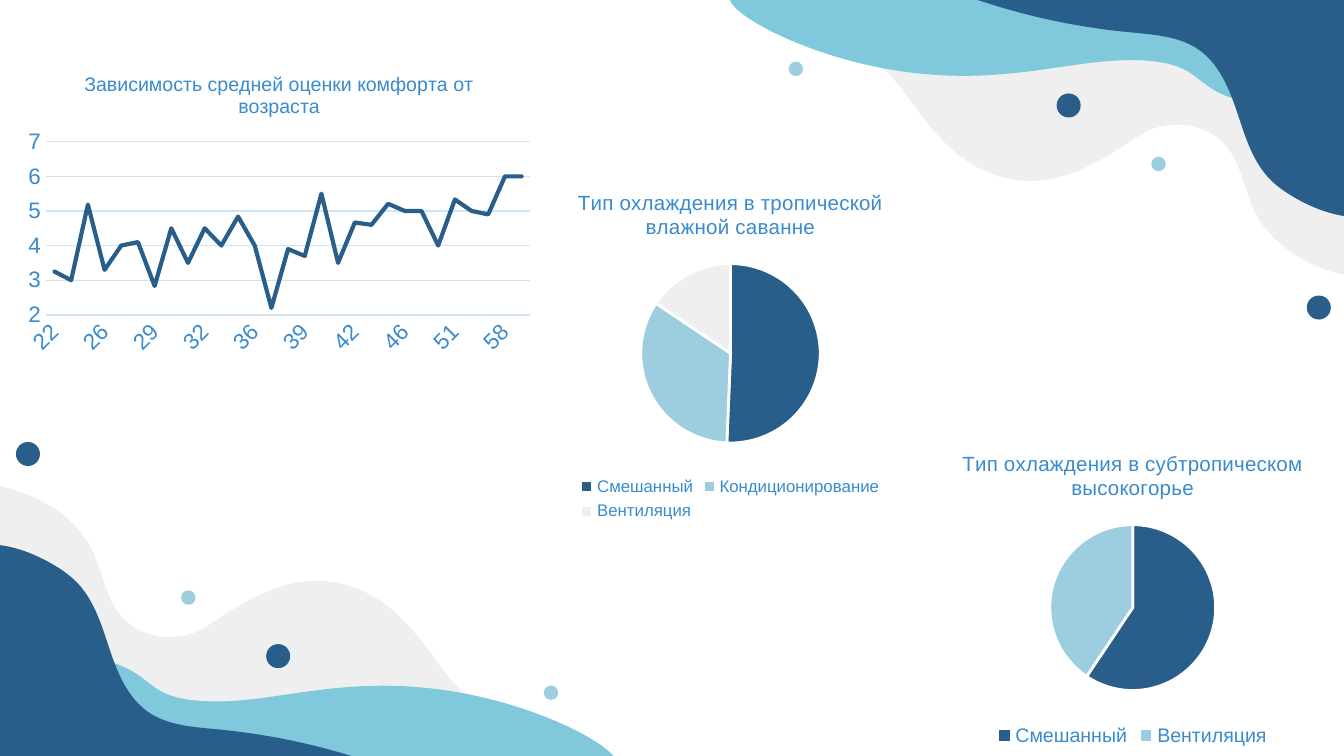
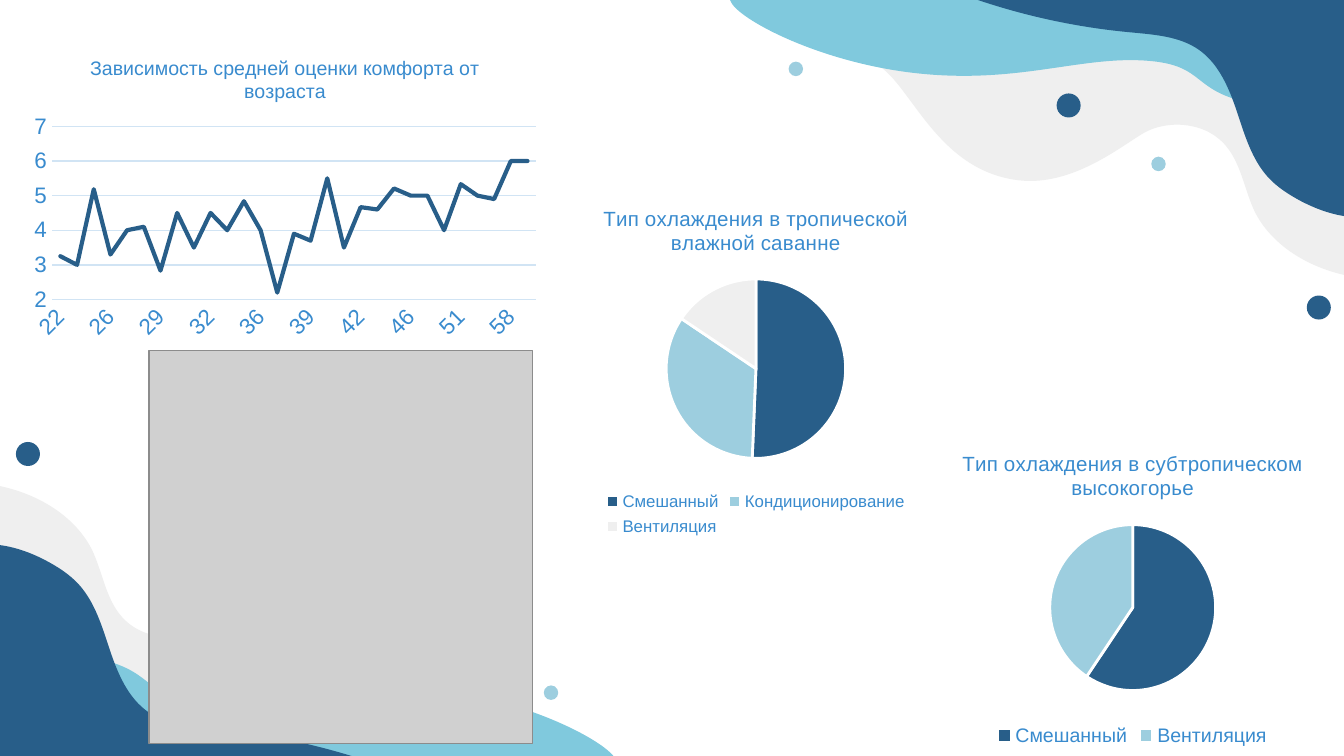
Before and after one commit to olegg366/SCHAD_household_services_09, a slide deck: slide 6 of Презентация.pptx. Drawn at 1344x756 pixels with LibreOffice and Linux fonts; fonts in the diff are those of the drawing; grey boxes stand for pictures. Boxes give left, top, right and bottom in pixels: in the first picture for what was removed or moved away, otherwise in the second. Text is boxed around its words. In the diff, an @@ line names an element or a change of style, - is before the commit and + after.

```diff
--- a/Презентация.pptx
+++ b/Презентация.pptx
@@ line chart at (24,39,547,345) @@
@@ title "Зависимость средней оценки комфорта от возраста " to "Зависимость средней оценки комфорта от возраста" @@
@@ line chart: place and size @@
-line chart at (17,54,540,360)
+line chart at (24,39,547,345)
@@ pie chart: place and size @@
-pie chart at (482,171,980,527)
+pie chart at (508,187,1005,543)
@@ picture added at (149,351,532,743) @@
@@ ellipse removed at (181,590,196,605) @@
@@ ellipse removed at (266,644,290,668) @@
```
Also in this commit, not shown: 2 other slides changed, 5 slides added, 4 slides removed.
